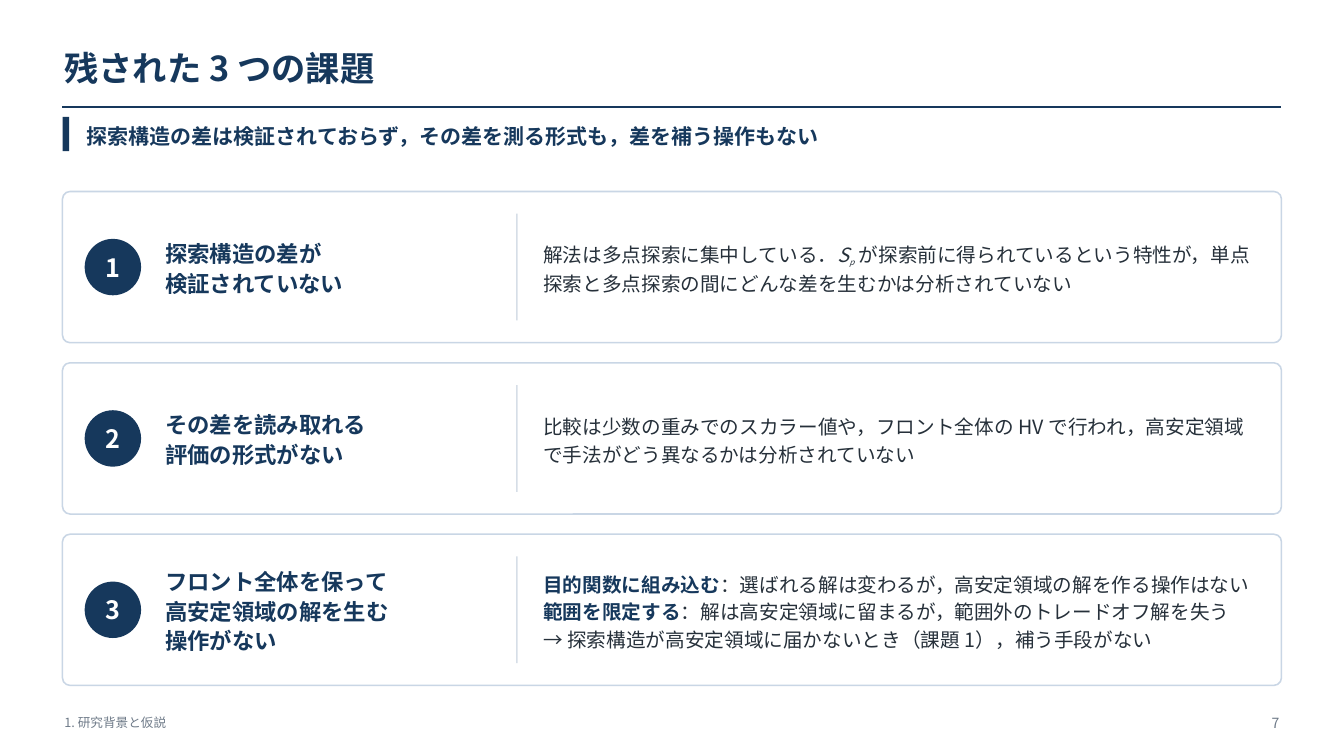
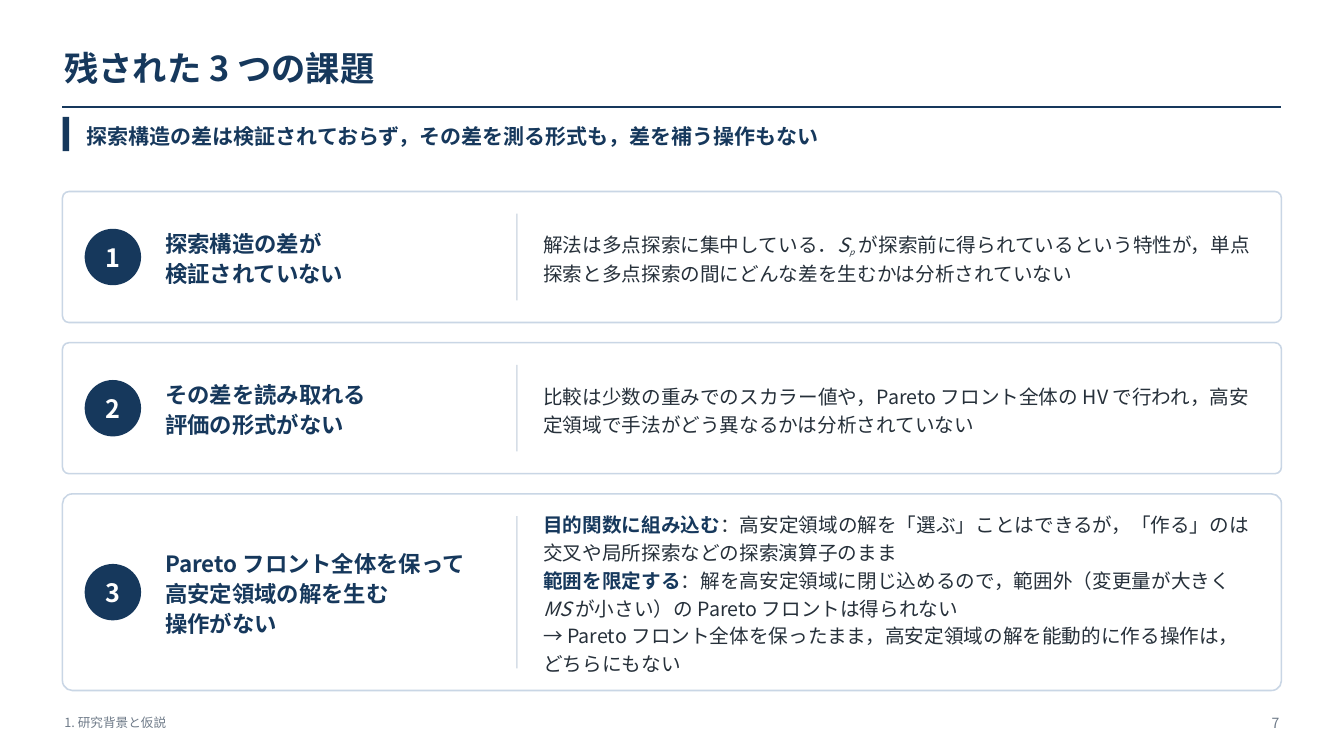
Before and after one commit to kitotakumi/stability_scheduling, a slide deck: slide 7 of doc/presentation_materials/JIMA2026fall_発表.pptx. Drawn at 1344x756 pixels with LibreOffice and Linux fonts; fonts in the diff are those of the drawing. Boxes give left, top, right and bottom in pixels: in the first picture for what was removed or moved away, otherwise in the second. Text is boxed around its words. In the diff, an @@ line names an element or a change of style, - is before the commit and + after.

```diff
--- a/doc/presentation_materials/JIMA2026fall_発表.pptx
+++ b/doc/presentation_materials/JIMA2026fall_発表.pptx
@@ rounded rectangle: place and size @@
-rounded rectangle at box(63, 192, 1281, 343)
+rounded rectangle at box(63, 192, 1281, 323)
@@ text "探索構造の差が": place and size @@
-text "探索構造の差が" at box(165, 243, 343, 294)
+text "探索構造の差が" at box(165, 233, 343, 284)
@@ text "解法は多点探索に集中している．Sp が探索前に得られているという特性が，単点探索と多点探索の間にどんな差を生むかは分析さ ...": place and size @@
-text "解法は多点探索に集中している．Sp が探索前に得られているという特性が，単点探索と多点探索の間にどんな差を生むかは分析さ ..." at box(543, 245, 1250, 293)
+text "解法は多点探索に集中している．Sp が探索前に得られているという特性が，単点探索と多点探索の間にどんな差を生むかは分析さ ..." at box(543, 235, 1250, 283)
@@ rounded rectangle "1": place and size @@
-rounded rectangle "1" at box(85, 239, 141, 295)
+rounded rectangle "1" at box(85, 229, 141, 285)
@@ rectangle: place and size @@
-rectangle at box(516, 214, 517, 321)
+rectangle at box(516, 214, 517, 300)
@@ rounded rectangle: place and size @@
-rounded rectangle at box(63, 363, 1281, 514)
+rounded rectangle at box(63, 343, 1281, 474)
@@ text "その差を読み取れる": place and size @@
-text "その差を読み取れる" at box(165, 414, 366, 465)
+text "その差を読み取れる" at box(165, 384, 366, 435)
@@ rounded rectangle "2": place and size @@
-rounded rectangle "2" at box(85, 410, 141, 467)
+rounded rectangle "2" at box(85, 380, 141, 437)
@@ rectangle: place and size @@
-rectangle at box(516, 385, 517, 492)
+rectangle at box(516, 365, 517, 452)
@@ text at box(543, 387, 1249, 434): text changed @@
-比較は少数の重みでのスカラー値や，フロント全体の HV で行われ，高安定領域で手法がどう異なるかは分析されていない
+比較は少数の重みでのスカラー値や，Pareto フロント全体の HV で行われ，高安定領域で手法がどう異なるかは分析されていない
@@ rounded rectangle: place and size @@
-rounded rectangle at box(63, 534, 1281, 686)
+rounded rectangle at box(63, 494, 1281, 691)
@@ text "Pareto フロント全体を保って": place and size @@
-text "Pareto フロント全体を保って" at box(165, 571, 388, 651)
+text "Pareto フロント全体を保って" at box(165, 553, 465, 634)
@@ rectangle: place and size @@
-rectangle at box(516, 557, 517, 663)
+rectangle at box(516, 516, 517, 668)
@@ text at box(543, 515, 1249, 672): text changed @@
-目的関数に組み込む：選ばれる解は変わるが，高安定領域の解を作る操作はない
-範囲を限定する：解は高安定領域に留まるが，範囲外のトレードオフ解を失う
-→ 探索構造が高安定領域に届かないとき（課題 1），補う手段がない
+目的関数に組み込む：高安定領域の解を「選ぶ」ことはできるが，「作る」のは交叉や局所探索などの探索演算子のまま
+範囲を限定する：解を高安定領域に閉じ込めるので，範囲外（変更量が大きく MS が小さい）の Pareto フロントは得られない
+→ Pareto フロント全体を保ったまま，高安定領域の解を能動的に作る操作は，どちらにもない
@@ rounded rectangle "3": place and size @@
-rounded rectangle "3" at box(85, 582, 141, 638)
+rounded rectangle "3" at box(85, 564, 141, 620)
@@ text at box(165, 553, 465, 574): text changed @@
-フロント全体を保って
+Pareto フロント全体を保って
```
Also in this commit, not shown: 6 other slides changed, 6 other files.
